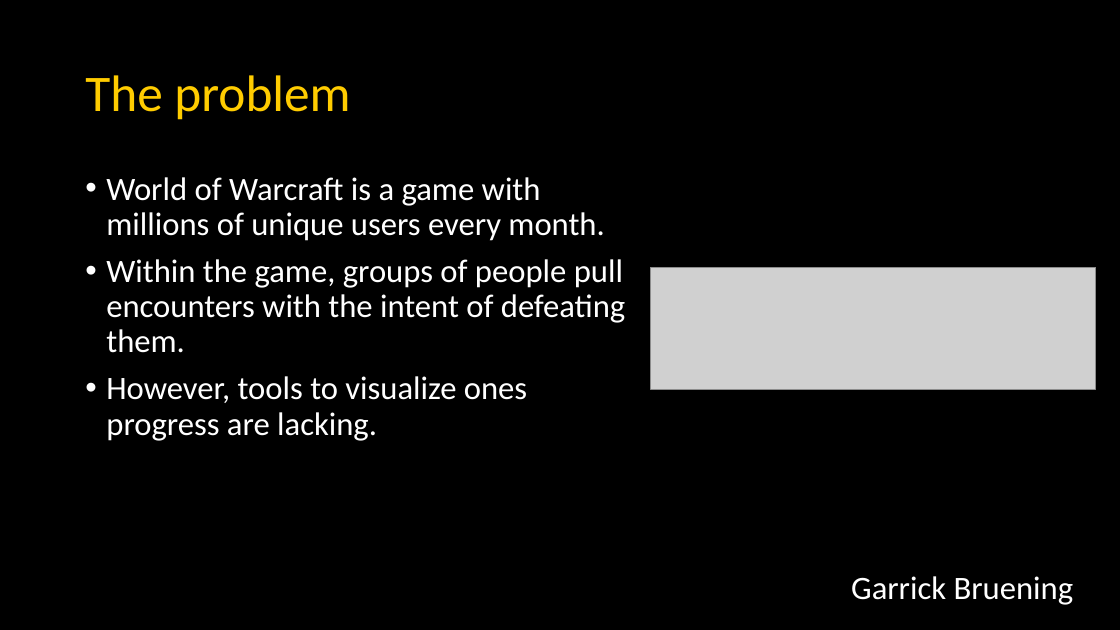
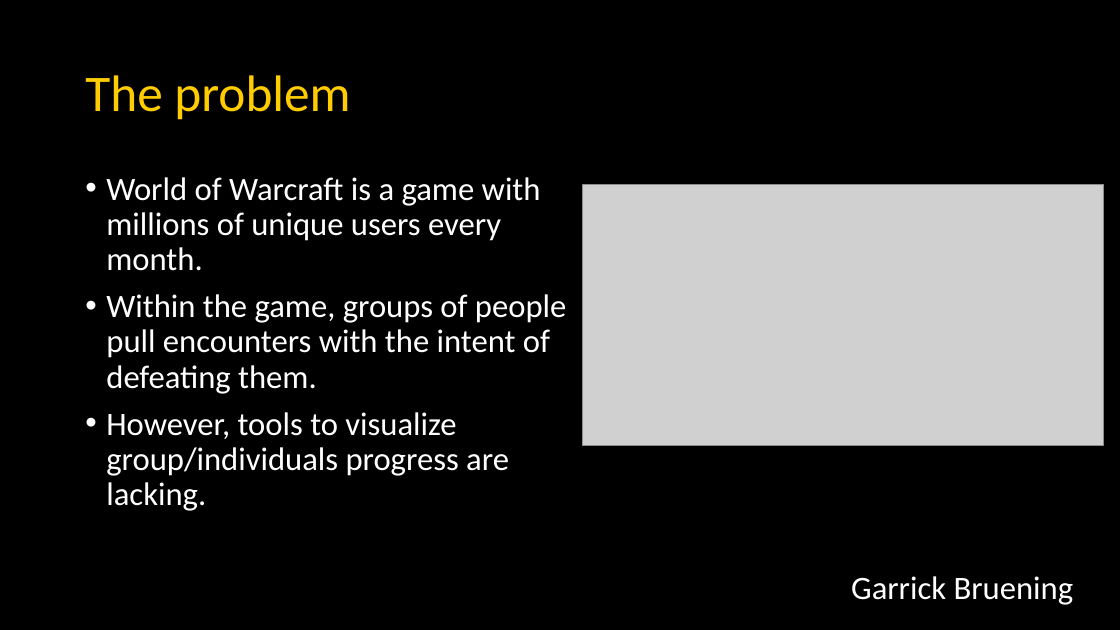
Before and after one commit to GBruening/succes_predictor, a slide deck: slide 2 of TDI/TDI_finals.pptx. Drawn at 1120x630 pixels with LibreOffice and Linux fonts; fonts in the diff are those of the drawing; grey boxes stand for pictures. Boxes give left, top, right and bottom in pixels: in the first picture for what was removed or moved away, otherwise in the second. Text is boxed around its words. In the diff, an @@ line names an element or a change of style, - is before the commit and + after.

```diff
--- a/TDI/TDI_finals.pptx
+++ b/TDI/TDI_finals.pptx
@@ picture added at <box>582,184,1104,445</box> @@
@@ picture removed at <box>651,267,1096,389</box> @@
@@ text at <box>106,412,509,511</box>: text changed @@
-• However, tools to visualize ones progress are lacking.
+• However, tools to visualize group/individuals progress are lacking.
```
Also in this commit, not shown: 4 other slides changed, 15 other files.
